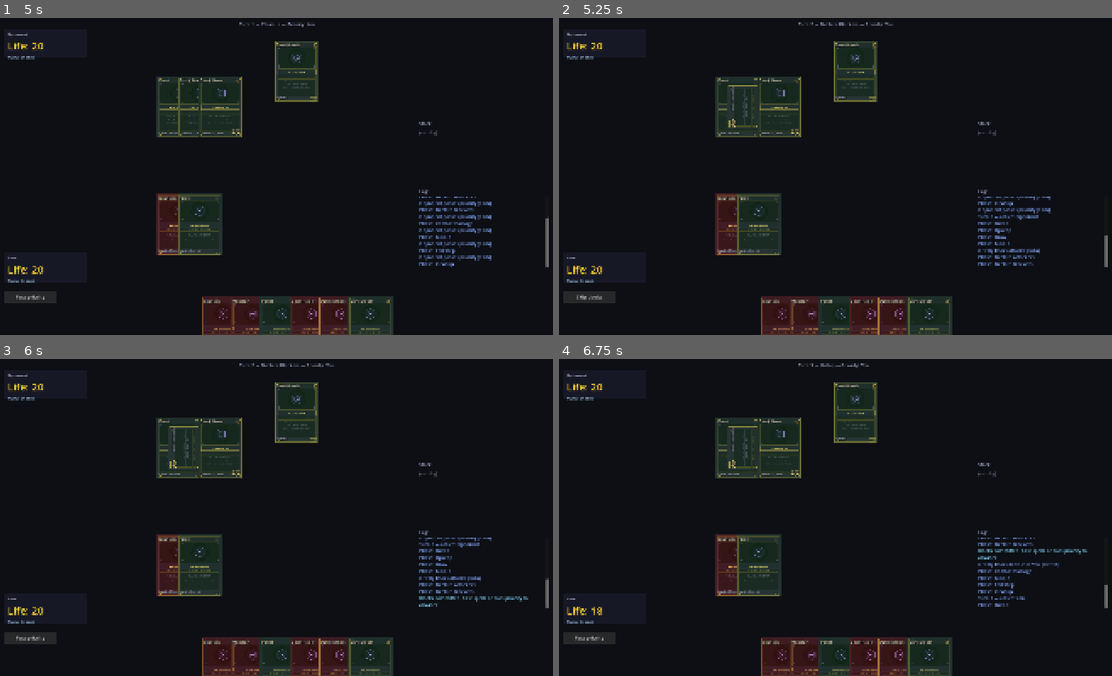
Above: before the commit, frames 1-4 (two rows, left to right).
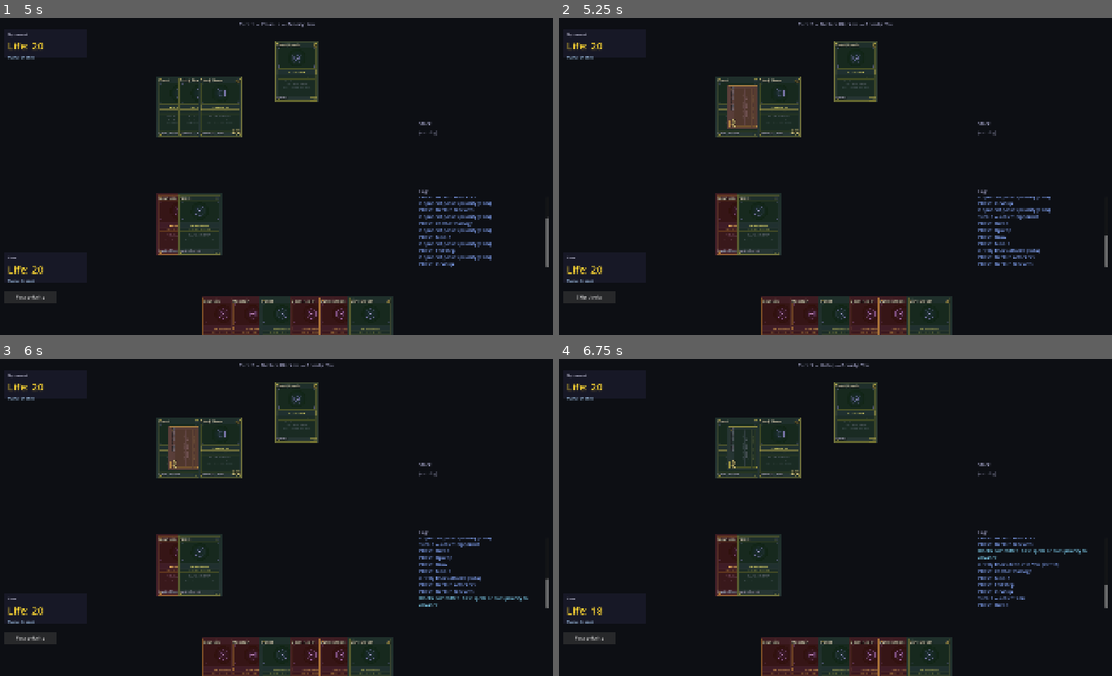
Above: after the commit, the same moments.

Repository: VoeJozzo/Magiclike
Game: Godot game, scene res://scenes/game/game_board.tscn
Two runs of this game, one before a commit and one after it. Both use one fixed random seed, a clock stepped at 60 frames per second and the inputs below.
Inputs:
- Up to frame 1 (5 s): click "Move to combat" at 0.5 s; click "Skip attack" at 1.25 s; click "Continue" at 2 s; click "Continue" at 2.75 s; click "End turn" at 3.5 s; click "Pass priority" at 4.25 s
- Up to frame 2 (5.25 s): click "Pass priority" at 5 s
- Up to frame 3 (6 s): click "Skip blocks" at 5.75 s
- Up to frame 4 (6.75 s): click "Pass priority" at 6.5 s

Frame 1 is identical in both runs. In frame 2, 0.7% of the frame differs, in the area x 30-36%, y 21-35%; in frame 3, 0.7%; in frame 4, nothing differs.

Commit message:
Combat QOL: highlight selected/committed creatures + connection lines
Two visual aids during combat declaration:

1. Combat highlights via Card.set_combat_highlight():
   - "pending"   — bright yellow on your creature when you've clicked it
                   as the next blocker (waiting for attacker pick)
   - "committed" — green on every creature in a declared block pair
                   (both blocker and the attacker it blocks)
   - "unblocked" — dim red on attackers that no blocker is stopping
   States are applied in _sync_card_visuals via _apply_combat_highlights,
   which runs on every state_changed.

2. Blocker→attacker connection lines via scenes/game/combat_lines.gd —
   a Control overlay above CardManager (z_index=100 so it renders over
   card-framework's hover-elevated cards). Draws a green-to-red line plus
   end-circles for every entry in state.blockers. Redraws every frame
   while blockers exist so lines follow card-framework's move tweens
   smoothly; idles when out of combat.

No engine changes — both are purely UI layer.
All three smoke tests still pass.

Co-Authored-By: Claude Opus 4.7 (1M context) <noreply@anthropic.com>

Diff:
--- a/scenes/card.gd
+++ b/scenes/card.gd
@@ -38,6 +38,10 @@
 var _type_label: Label
 var _pt_label: Label
 var _color_tint: ColorRect
+# Combat-state highlight (overlay above color tint, below labels). Yellow for
+# selected/pending, green for committed in a block, dimmed-red for unblocked
+# attackers. Set via set_combat_highlight() from game_board's UI sync.
+var _combat_highlight: ColorRect
 
 
 func _ready() -> void:
@@ -64,6 +68,16 @@
 	_color_tint.color = Color(0, 0, 0, 0)  # transparent until apply_card_text fills it
 	_color_tint.mouse_filter = MOUSE_FILTER_IGNORE
 	front_face.add_child(_color_tint)
+
+	# Combat-state highlight overlay. Stacks above the color tint so it's
+	# visible at a glance, but below the labels so text stays readable.
+	# Set via set_combat_highlight() based on whether the card is a pending
+	# blocker, committed blocker, blocked attacker, or unblocked attacker.
+	_combat_highlight = ColorRect.new()
+	_combat_highlight.size = card_size
+	_combat_highlight.color = Color(0, 0, 0, 0)
+	_combat_highlight.mouse_filter = MOUSE_FILTER_IGNORE
+	front_face.add_child(_combat_highlight)
 
 	# Name banner — top of card
 	_name_label = Label.new()
@@ -230,6 +244,27 @@
 	return ""
 
 
+# ─── Combat highlight ──────────────────────────────────────────────────────
+
+# Apply a combat-state tint to the card. Recognized states:
+#   "none"          — clear (no highlight)
+#   "pending"       — clicked as blocker, waiting for attacker pick (yellow)
+#   "committed"     — block declared (green) — attacker or blocker side
+#   "unblocked"     — attacker that no blocker stopped (dim red)
+func set_combat_highlight(state: String) -> void:
+	if _combat_highlight == null:
+		return
+	match state:
+		"pending":
+			_combat_highlight.color = Color(1.0, 0.95, 0.30, 0.40)  # bright yellow
+		"committed":
+			_combat_highlight.color = Color(0.30, 0.85, 0.45, 0.32)  # green
+		"unblocked":
+			_combat_highlight.color = Color(0.95, 0.35, 0.30, 0.25)  # dim red
+		_:
+			_combat_highlight.color = Color(0, 0, 0, 0)
+
+
 # ─── Drag / hover overrides ────────────────────────────────────────────────
 
 # Skip the HOLDING state transition entirely. We don't use drag-to-move; all
--- /dev/null
+++ b/scenes/game/combat_lines.gd
@@ -0,0 +1,60 @@
+extends Control
+
+# Overlay that draws connection lines between blockers and the attackers they
+# block. Sits above CardManager in the scene tree so lines render on top of
+# card visuals. Reads state.blockers from the engine and looks up visual
+# positions via game_board's _iid_to_visual map.
+#
+# Redraws every frame while combat is active so lines follow card-framework's
+# move tweens. Cheap at Phase 3 scale (≤ 5 active lines).
+
+var game_board: Control = null
+
+
+func _process(_delta: float) -> void:
+	# Only redraw when in a combat phase to avoid wasted work the rest of the time.
+	if game_board == null:
+		return
+	var s: EngineState = RulesEngine.state()
+	if s == null:
+		return
+	if s.blockers.is_empty():
+		# Nothing to draw — but if we *just* exited combat with stale lines,
+		# request one final redraw to clear them, then idle.
+		if visible_redraw_dirty:
+			queue_redraw()
+			visible_redraw_dirty = false
+		return
+	visible_redraw_dirty = true
+	queue_redraw()
+
+
+var visible_redraw_dirty: bool = false
+
+
+func _draw() -> void:
+	if game_board == null:
+		return
+	var s: EngineState = RulesEngine.state()
+	if s == null or s.blockers.is_empty():
+		return
+	var iid_to_visual: Dictionary = game_board._iid_to_visual
+	for blocker_iid in s.blockers:
+		var attacker_iid: int = s.blockers[blocker_iid]
+		var blocker_visual = iid_to_visual.get(blocker_iid)
+		var attacker_visual = iid_to_visual.get(attacker_iid)
+		if blocker_visual == null or attacker_visual == null:
+			continue
+		# Card visuals' global_position is the top-left; offset to the center.
+		var b_size: Vector2 = blocker_visual.size
+		var a_size: Vector2 = attacker_visual.size
+		var b_center: Vector2 = blocker_visual.global_position + b_size * 0.5
+		var a_center: Vector2 = attacker_visual.global_position + a_size * 0.5
+		# Draw in this Control's local coordinates.
+		var b_local: Vector2 = b_center - global_position
+		var a_local: Vector2 = a_center - global_position
+		# Line: green-ish, 4px, anti-aliased. End-circles for emphasis.
+		var line_color := Color(0.30, 0.95, 0.55, 0.85)
+		draw_line(b_local, a_local, line_color, 4.0, true)
+		draw_circle(b_local, 7.0, Color(0.30, 0.95, 0.55, 0.95))  # blocker end
+		draw_circle(a_local, 7.0, Color(0.95, 0.45, 0.40, 0.95))  # attacker end
--- a/scenes/game/game_board.gd
+++ b/scenes/game/game_board.gd
@@ -38,6 +38,8 @@
 var _log_display: RichTextLabel
 var _action_button: Button
 var _phase_label: Label
+# Top-level overlay that draws blocker→attacker connection lines.
+var _combat_lines: Control
 
 # Map of engine instance_id → visual Card node, for bidirectional UI ↔ engine.
 var _iid_to_visual: Dictionary = {}
@@ -128,6 +130,20 @@
 	# Bolt at an opp Bear) and for block declaration (clicking opp's
 	# attacker after selecting a blocker on your side).
 	_opp_battlefield.card_pressed.connect(_on_opp_battlefield_card_pressed)
+
+	# Combat-lines overlay: draws blocker→attacker connection lines on top
+	# of card visuals. Added AFTER CardManager so it renders above the cards
+	# in normal sibling order; z_index also bumped to ensure it stays on top
+	# even when card-framework's hover system elevates a card's z_index.
+	var lines_script := preload("res://scenes/game/combat_lines.gd")
+	_combat_lines = Control.new()
+	_combat_lines.set_script(lines_script)
+	_combat_lines.name = "CombatLines"
+	_combat_lines.anchors_preset = Control.PRESET_FULL_RECT
+	_combat_lines.mouse_filter = Control.MOUSE_FILTER_IGNORE
+	_combat_lines.z_index = 100
+	_combat_lines.set("game_board", self)
+	add_child(_combat_lines)
 
 	# UI overlay (children of game_board, not CardManager)
 	_you_panel = PlayerPanel.new()
@@ -418,6 +434,44 @@
 			var visual: Card = _iid_to_visual.get(c.instance_id)
 			if visual != null and visual.has_method("apply_creature_state"):
 				visual.apply_creature_state(c)
+	# Apply combat-state highlights so the player can see at a glance which
+	# creatures are pending blocker, in a committed block pair, or attacking
+	# unblocked.
+	_apply_combat_highlights(s)
+
+
+# Walk attackers + blockers and tag each visual with its combat state.
+# Highlight states (see scenes/card.gd set_combat_highlight):
+#   "pending"   — your creature you've clicked to begin blocking with
+#   "committed" — already paired (either side: blocker or its attacker)
+#   "unblocked" — attacker that no blocker is on
+#   "none"      — clear
+func _apply_combat_highlights(s: EngineState) -> void:
+	# Build the set of attackers that have at least one blocker.
+	var blocked_attackers: Dictionary = {}
+	for blk_iid in s.blockers:
+		blocked_attackers[s.blockers[blk_iid]] = true
+	# Walk every battlefield creature and decide its highlight.
+	for player_state in [s.you, s.opp]:
+		for c in player_state.battlefield:
+			if not (c.template is CreatureResource):
+				continue
+			var visual: Card = _iid_to_visual.get(c.instance_id)
+			if visual == null or not visual.has_method("set_combat_highlight"):
+				continue
+			var iid: int = c.instance_id
+			var state_name: String
+			if iid == _pending_block_blocker_iid:
+				state_name = "pending"
+			elif s.blockers.has(iid):
+				state_name = "committed"  # blocker
+			elif blocked_attackers.has(iid):
+				state_name = "committed"  # attacker that's been blocked
+			elif iid in s.attackers:
+				state_name = "unblocked"  # attacker with no blocker
+			else:
+				state_name = "none"
+			visual.set_combat_highlight(state_name)
 
 
 # Where stack-held card visuals appear on screen. Center-ish, between the
Not shown, added: scenes/game/combat_lines.gd.uid
